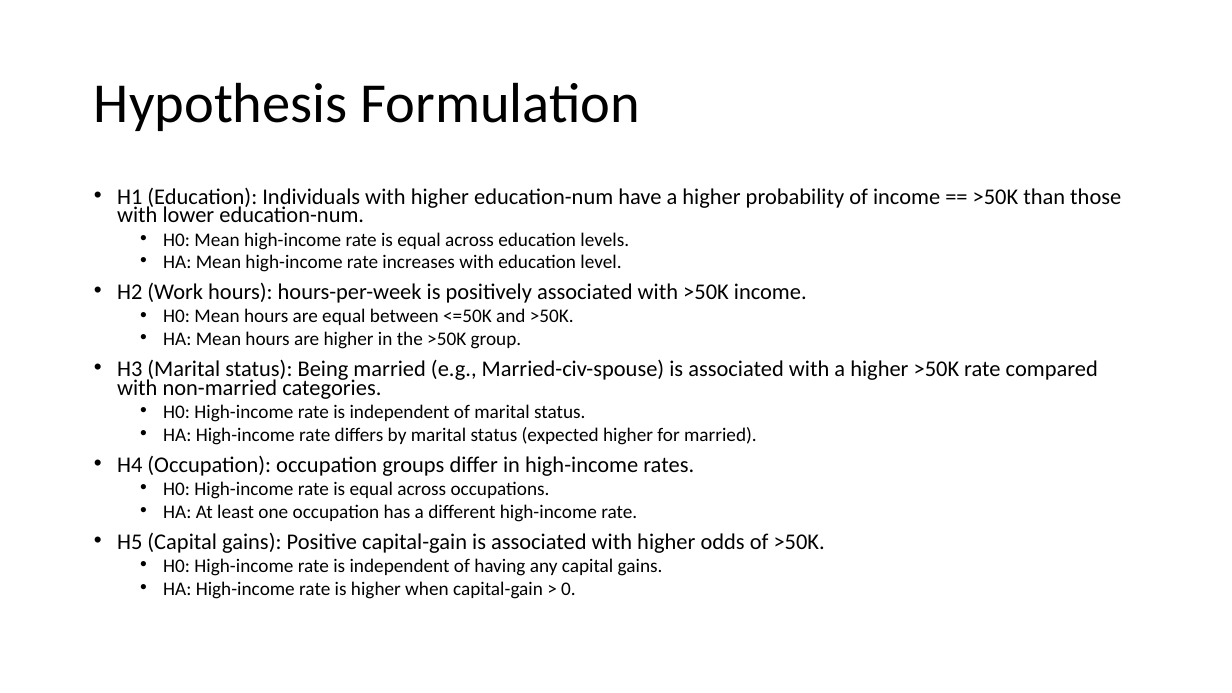
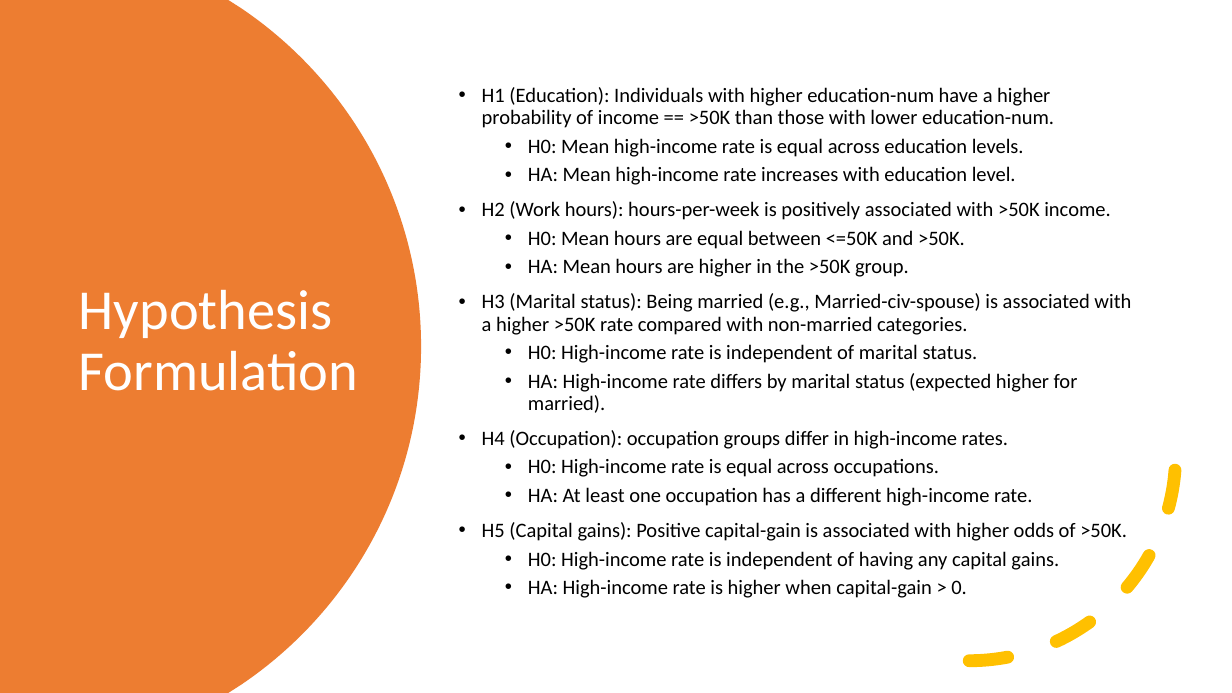
Before and after one commit to jpadwor1/ANA500, a slide deck: slide 3 of ANA500_Micro-Project_1.pptx. Drawn at 1232x693 pixels with LibreOffice and Linux fonts; fonts in the diff are those of the drawing. Boxes give left, top, right and bottom in pixels: in the first picture for what was removed or moved away, otherwise in the second. Text is boxed around its words. In the diff, an @@ line names an element or a change of style, - is before the commit and + after.

```diff
--- a/ANA500_Micro-Project_1.pptx
+++ b/ANA500_Micro-Project_1.pptx
@@ freeform shape added at (0, 0, 421, 693), fill #ED7D31 @@
@@ text "H1 (Education): Individuals with higher ...": place and size @@
-text "H1 (Education): Individuals with higher ..." at (117, 187, 1121, 599)
+text "H1 (Education): Individuals with higher ..." at (482, 87, 1131, 598)
@@ text "H1 (Education): Individuals with higher ..." at (482, 87, 1131, 598): size 17.5 to 16 pt in "H1 (Education): Individuals with higher education-num have ...", "H2 (Work hours): hours-per-week is positively associated ...", "H3 (Marital status): Being married (e.g., Married-civ-spouse ...", "H4 (Occupation): occupation groups differ in high-income ..." and 1 more places; size 15 to 16 pt in "H0: Mean high-income rate is equal across ...", "HA: Mean high-income rate increases with education ...", "H0: Mean hours are equal between <=50K ...", "HA: Mean hours are higher in the ..." and 6 more places; line spacing 0.7 to 0.9; vertical alignment top to middle @@
@@ title "Hypothesis Formulation": place and size @@
-title "Hypothesis Formulation" at (94, 82, 641, 131)
+title "Hypothesis Formulation" at (79, 289, 359, 391)
@@ title "Hypothesis Formulation" at (79, 289, 359, 391): text colour #000000 to #FFFFFF @@
@@ arc (boxed as its full ellipse) added at (763, 249, 1177, 662), outline #FFC000 10 pt dashed @@
```
Also in this commit, not shown: 4 other slides changed, 4 slides added, 2 slides removed, 4 other files.
